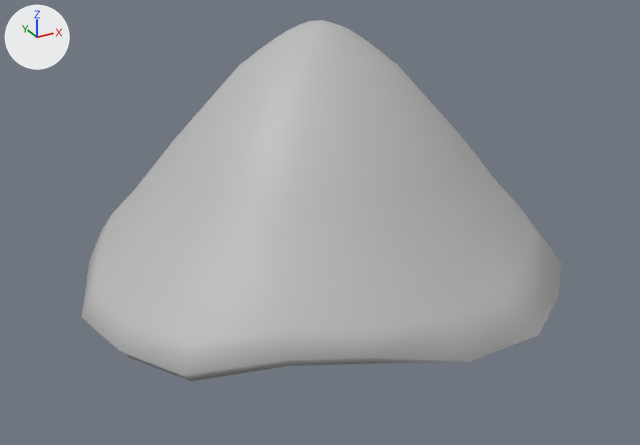
The FBX model ChickenDice_Unity/Assets/Art/Enviro/Ble/sm_ble_low_01.fbx as it was, and as the next commit left it.
Camera for both pictures: a camera (50 mm lens) standing at (-0.778, -1.42, 0.794) and looking at (-0.022, -0.045, 0.106). The axes (+X, +Y, +Z) are drawn at upper left. The lights are the same throughout. Where no turn or scale is listed for an object, it has been applied to the vertices.

Objects in the first picture: 'sm_ble_low_01'.
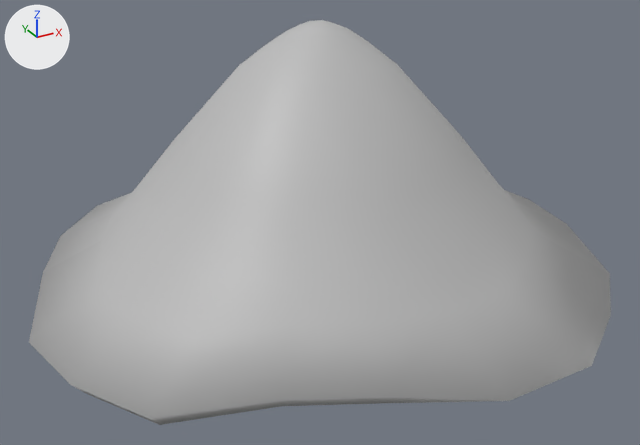
The change, as a diff of the scene's bpy script:
```diff
--- a/ChickenDice_Unity/Assets/Art/Enviro/Ble/sm_ble_low_01.fbx.py
+++ b/ChickenDice_Unity/Assets/Art/Enviro/Ble/sm_ble_low_01.fbx.py
@@ me_mesh @@
 # used by ob_sm_ble_low_01; location = (0.0, 0.0, 0.0)
-me_mesh.from_pydata(...)  # 164 vertices, 172 faces; spans x -0.489..0.481, y -0.483..0.489, z -0.01..0.482
+me_mesh.from_pydata(...)  # 164 vertices, 172 faces; spans x -0.583..0.576, y -0.577..0.584, z -0.035..0.482
+# me_mesh part 1: all 10 vertices in x -0.431..-0.015, y 0.114..0.489, z -0.008..0.049 are multiplied about their middle by the matrix ((1.194, 0.0, 0.0), (0.0, 1.194, 0.0), (0.0, 0.0, 1.194)), then moved by (0.0, 0.0, -0.019)
+# me_mesh part 2: all 10 vertices in x 0.004..0.425, y -0.483..-0.13, z 0.015..0.049 are multiplied about their middle by the matrix ((1.194, 0.0, 0.0), (0.0, 1.194, 0.0), (0.0, 0.0, 1.194)), then moved by (0.0, 0.0, -0.019)
+# me_mesh part 3: all 10 vertices in x 0.116..0.481, y 0.007..0.472, z -0.007..0.049 are multiplied about their middle by the matrix ((1.194, 0.0, 0.0), (0.0, 1.194, 0.0), (0.0, 0.0, 1.194)), then moved by (0.0, 0.0, -0.019)
+# me_mesh part 4: all 6 vertices in x -0.489..-0.38, y -0.28..-0.024, z -0.01..0.014 are multiplied about their middle by the matrix ((1.194, 0.0, 0.0), (0.0, 1.194, 0.0), (0.0, 0.0, 1.194)), then moved by (0.0, 0.0, -0.019)
+# me_mesh part 5: all 4 vertices in x -0.257..-0.127, y -0.429..-0.351, z 0.024..0.048 are multiplied about their middle by the matrix ((1.194, 0.0, 0.0), (0.0, 1.194, 0.0), (0.0, 0.0, 1.194)), then moved by (0.0, 0.0, -0.019)
 me_mesh.materials.append(mat_m_ble)
```

Where the change shows, as pixel boxes [x1, y1, x2, y2] in the pictures (640 x 445 px; the box of a moved part takes in the faces that stretch with it):
'sm_ble_low_01', reshaped (21% wider, 12% taller)
    before: [82, 20, 562, 381]
    after: [29, 20, 611, 425]
part 1 of me_mesh, moved or reshaped
    before: [90, 214, 112, 259]
    after: [43, 193, 131, 272]
part 2 of me_mesh, moved or reshaped
    before: [449, 206, 562, 362]
    after: [449, 205, 611, 401]
part 3 of me_mesh, moved or reshaped (not visible before)
    after: [505, 190, 566, 224]
part 4 of me_mesh, moved or reshaped
    before: [82, 240, 190, 381]
    after: [29, 240, 190, 424]
part 5 of me_mesh, moved or reshaped
    before: [183, 315, 470, 381]
    after: [149, 315, 509, 425]
